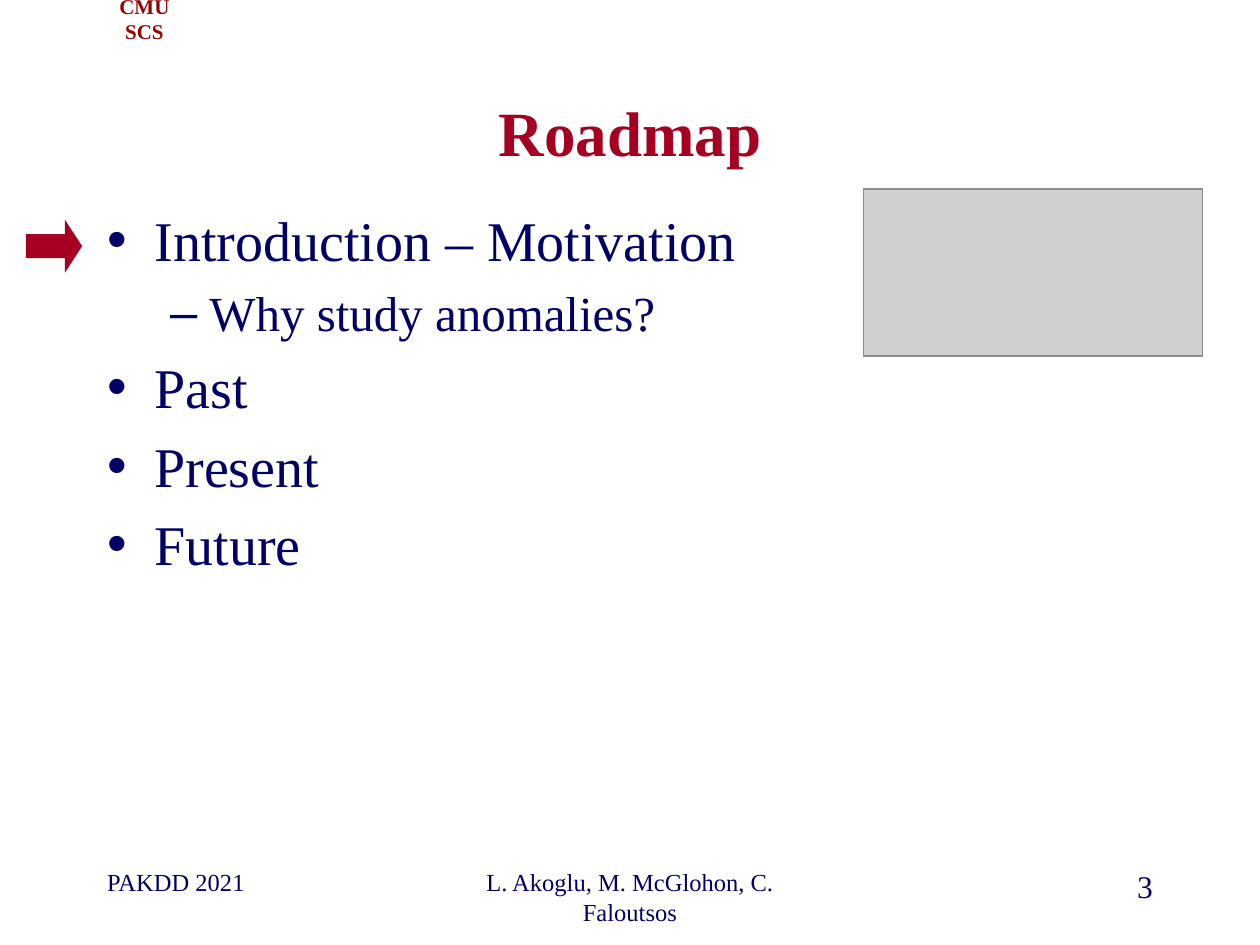
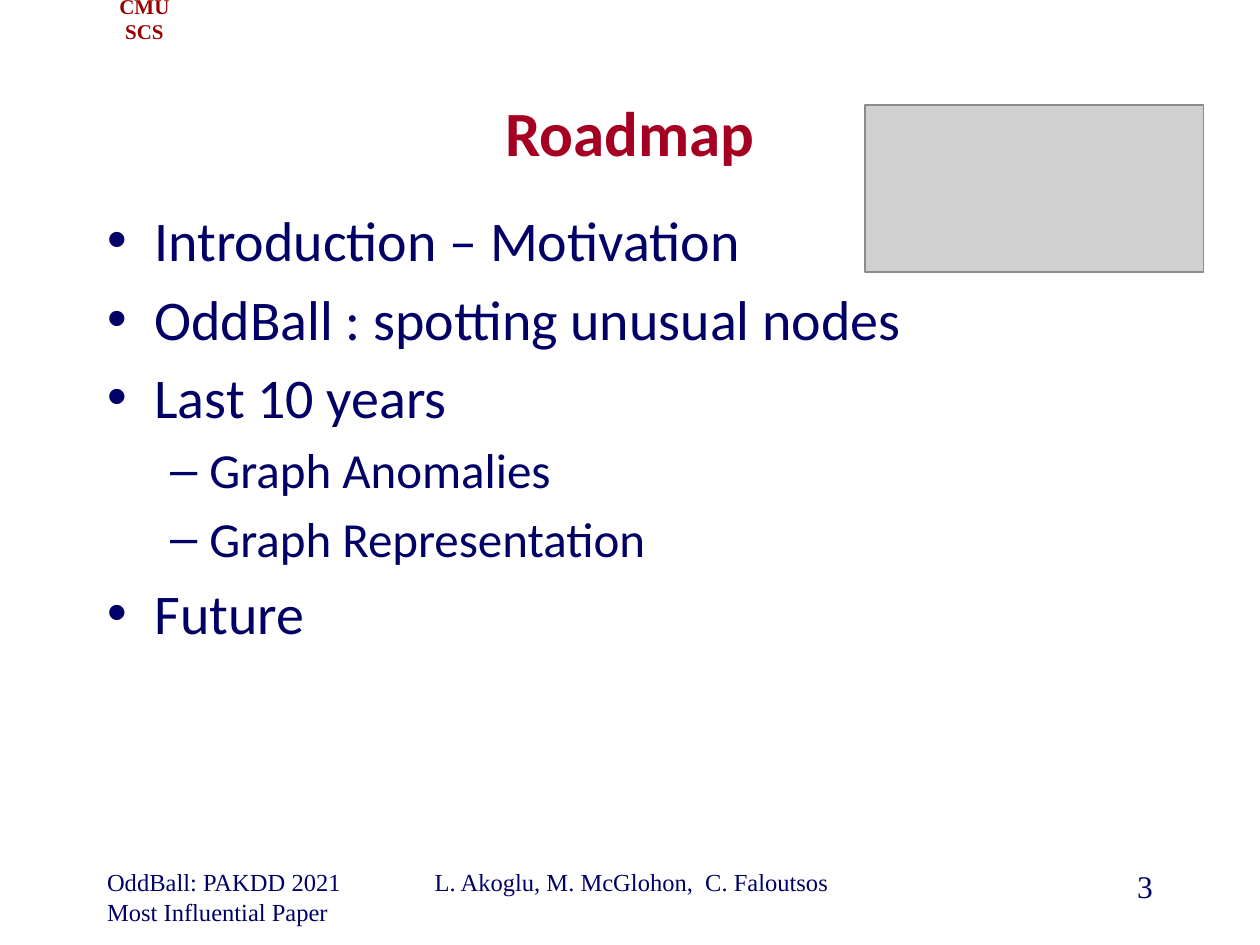
Before and after one commit to cfaloutsos/2021-pakdd-ToT, a slide deck: slide 3 of P1_past_OddBall_ToT.pptx. Drawn at 1260x945 pixels with LibreOffice and Linux fonts; fonts in the diff are those of the drawing; grey boxes stand for pictures; background and template pictures are left out. Boxes give left, top, right and bottom in pixels: in the first picture for what was removed or moved away, otherwise in the second. Text is boxed around its words. In the diff, an @@ line names an element or a change of style, - is before the commit and + after.

```diff
--- a/P1_past_OddBall_ToT.pptx
+++ b/P1_past_OddBall_ToT.pptx
@@ title "Roadmap" at bbox=[505, 111, 754, 166]: font Times New Roman to Calibri @@
@@ picture: place and size @@
-picture at bbox=[863, 189, 1202, 357]
+picture at bbox=[864, 105, 1203, 272]
@@ right arrow removed at bbox=[28, 227, 79, 267] @@
@@ text at bbox=[154, 222, 740, 635]: font Times New Roman to Calibri in "Introduction – Motivation", "Future" @@
@@ text at bbox=[154, 301, 900, 565]: text changed; size 28 to 32 pt; font Times New Roman to Calibri @@
-  – Why study anomalies?
-• Past
-• Present
+• OddBall : spotting unusual nodes
+• Last 10 years
+  – Graph Anomalies
+  – Graph Representation
@@ text "L. Akoglu, M. McGlohon, C. ..." rewrapped from bbox=[486, 874, 773, 922] to bbox=[435, 874, 828, 897] @@
@@ text at bbox=[107, 874, 341, 926]: text changed @@
-PAKDD 2021
+OddBall: PAKDD 2021 Most Influential Paper
```
Also in this commit, not shown: 11 other slides changed, 1 slide removed.
